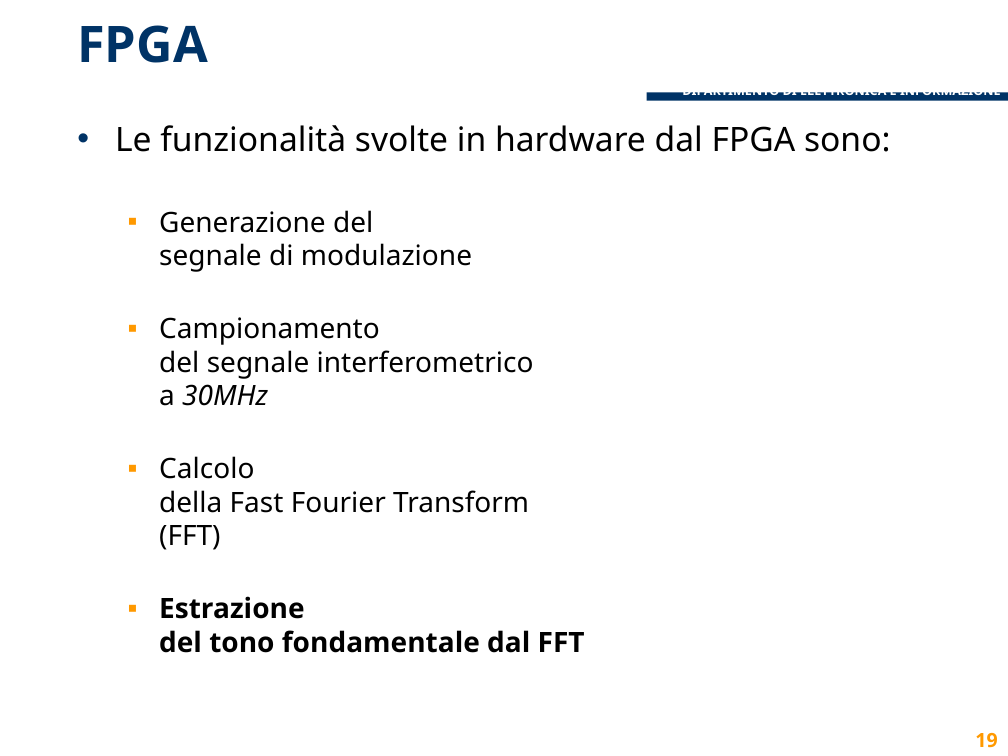
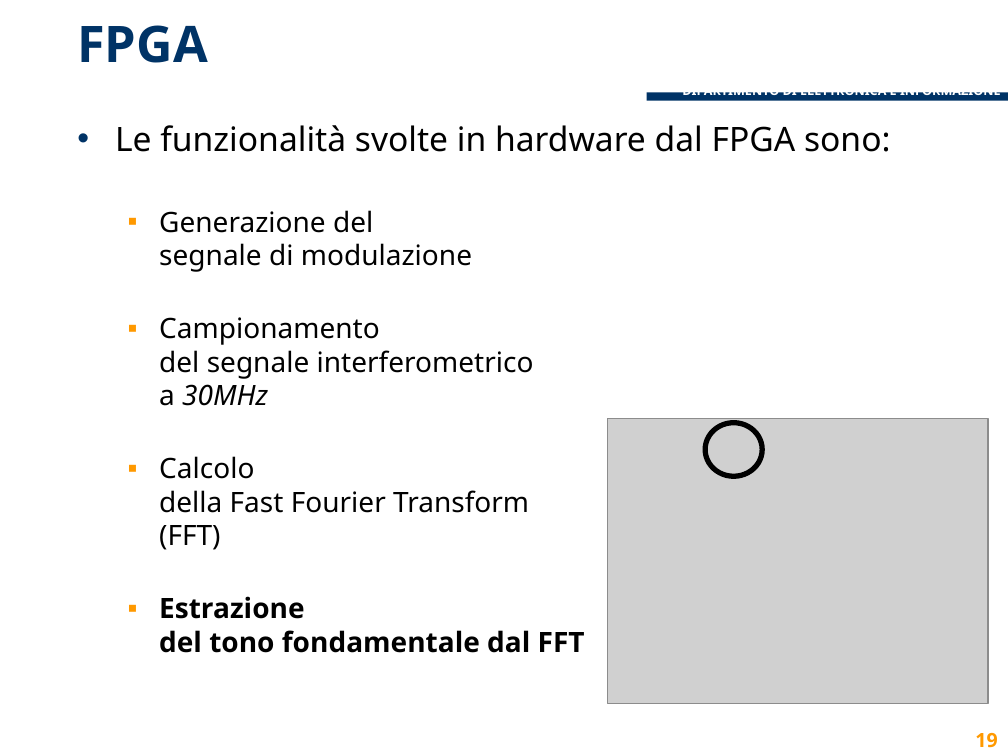
Before and after one commit to lcavagnispolimi/thesis_latex, a slide deck: slide 19 of presentazione_discussione.pptx. Drawn at 1008x756 pixels with LibreOffice and Linux fonts; fonts in the diff are those of the drawing; grey boxes stand for pictures; background and template pictures are left out. Boxes give left, top, right and bottom in pixels: in the first picture for what was removed or moved away, otherwise in the second. Text is boxed around its words. In the diff, an @@ line names an element or a change of style, - is before the commit and + after.

```diff
--- a/presentazione_discussione.pptx
+++ b/presentazione_discussione.pptx
@@ picture added at bbox=[608, 418, 988, 704] @@
@@ donut added at bbox=[704, 421, 763, 478], fill #000000, outline #000000 2 pt @@
```
Also in this commit, not shown: 7 other slides changed.
